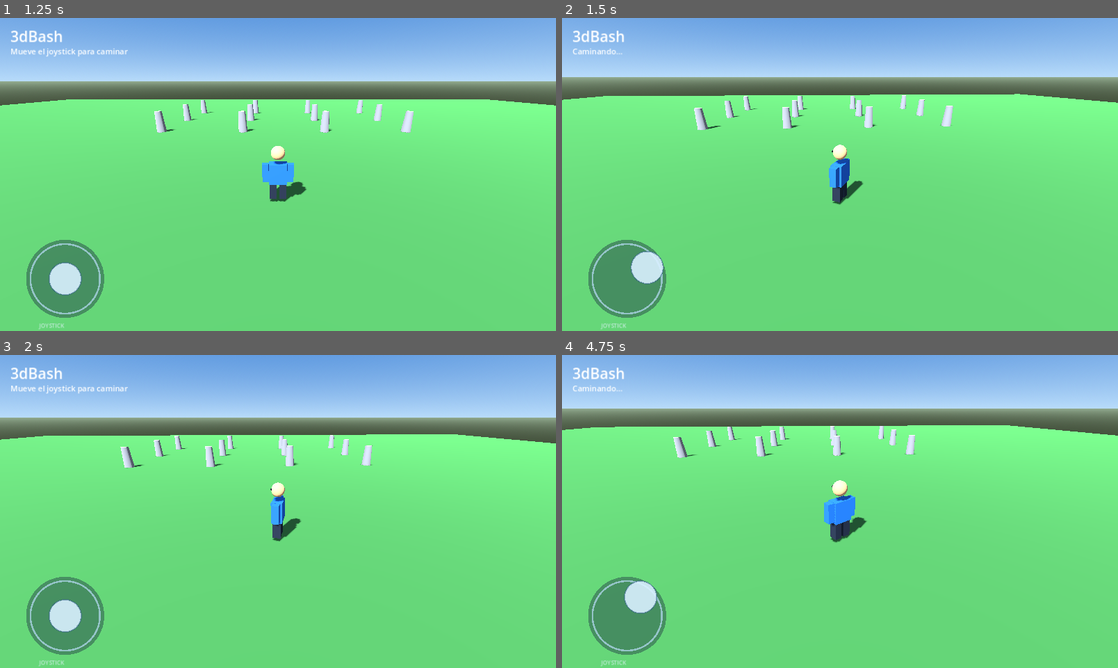
Above: before the commit, frames 1-4 (two rows, left to right).
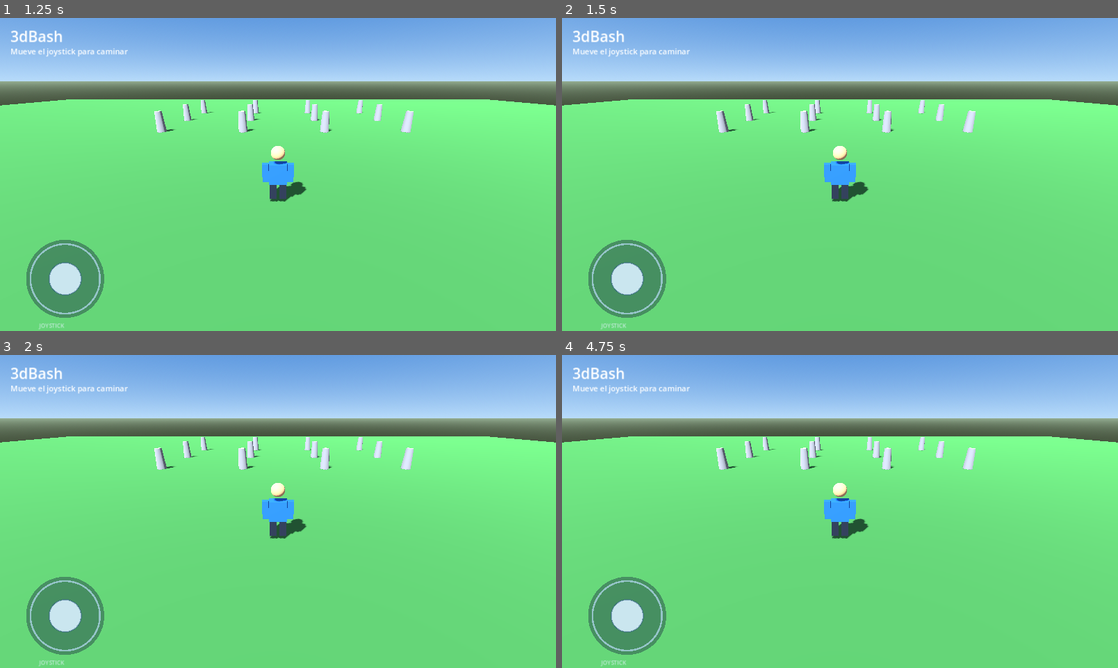
Above: after the commit, the same moments.

Repository: CraftPlay777/3dBash
Game: Godot game, scene res://scenes/main.tscn
Two runs of this game, one before a commit and one after it. Both use one fixed random seed, a clock stepped at 60 frames per second and the inputs below.
Inputs (mouse positions are in pixels of both pictures, inside the frame that each line leads up to):
- Up to frame 1 (1.25 s): move the mouse to (400, 158) at 0.52 s; click (400, 158) at 0.67 s
- Up to frame 2 (1.5 s): tap Enter at 1.25 s; drag from (728, 190) to (812, 237) at 1.27 s
- Up to frame 3 (2 s): no input
- Up to frame 4 (4.75 s): move the mouse to (895, 442) at 2.02 s; click (895, 442) at 2.17 s; drag from (812, 574) to (673, 464) at 2.77 s; tap Space at 3.5 s; move the mouse to (1006, 558) at 3.52 s; click (1006, 558) at 3.67 s; tap Enter at 4.25 s; drag from (673, 464) to (756, 433) at 4.27 s

Frame 1 is identical in both runs. In frame 2, 6.9% of the frame differs, in the area x 0-100%, y 9-89%; in frame 3, 2.7%; in frame 4, 12%.

Commit message:
Add landscape orientation and improve touch joystick

Diff:
--- a/project.godot
+++ b/project.godot
@@ -12,7 +12,7 @@
 window/size/window_width_override=1280
 window/size/window_height_override=720
 window/stretch/mode="canvas_items"
-window/handheld/orientation=1
+window/handheld/orientation=2
 
 [rendering]
 renderer/rendering_method="gl_compatibility"
--- a/scripts/main.gd
+++ b/scripts/main.gd
@@ -2,7 +2,9 @@
 
 const PLAYER_SPEED := 5.2
 const JOY_RADIUS := 82.0
+const JOY_KNOB_LIMIT := 44.0
 var joystick_active := false
+var joystick_touch_index := -1
 var joystick_origin := Vector2.ZERO
 var joystick_vector := Vector2.ZERO
 var player: CharacterBody3D
@@ -198,35 +200,43 @@
     camera.look_at(target, Vector3.UP)
 
 func _input(event):
+    # Touch anywhere inside the joystick base; keep tracking only the finger that started it.
     if event is InputEventScreenTouch:
-        if event.pressed and event.position.x < get_viewport().size.x * 0.48 and event.position.y > get_viewport().size.y * 0.48:
+        if event.pressed and not joystick_active and joystick_base.get_global_rect().has_point(event.position):
             joystick_active = true
+            joystick_touch_index = event.index
             joystick_origin = joystick_base.global_position + joystick_base.size / 2
             update_joystick(event.position)
-        elif not event.pressed:
-            joystick_active = false
-            joystick_vector = Vector2.ZERO
-            joystick_knob.position = Vector2(53, 53)
-    elif event is InputEventScreenDrag and joystick_active:
+        elif not event.pressed and joystick_active and event.index == joystick_touch_index:
+            reset_joystick()
+    elif event is InputEventScreenDrag and joystick_active and event.index == joystick_touch_index:
         update_joystick(event.position)
+    # Mouse fallback for desktop testing.
     elif event is InputEventMouseButton:
-        if event.pressed and event.position.x < get_viewport().size.x * 0.48 and event.position.y > get_viewport().size.y * 0.48:
+        if event.pressed and not joystick_active and joystick_base.get_global_rect().has_point(event.position):
             joystick_active = true
+            joystick_touch_index = -1
             joystick_origin = joystick_base.global_position + joystick_base.size / 2
             update_joystick(event.position)
-        elif not event.pressed:
-            joystick_active = false
-            joystick_vector = Vector2.ZERO
-            joystick_knob.position = Vector2(53, 53)
-    elif event is InputEventMouseMotion and joystick_active:
+        elif not event.pressed and joystick_active and joystick_touch_index == -1:
+            reset_joystick()
+    elif event is InputEventMouseMotion and joystick_active and joystick_touch_index == -1:
         update_joystick(event.position)
+
+func reset_joystick():
+    joystick_active = false
+    joystick_touch_index = -1
+    joystick_vector = Vector2.ZERO
+    joystick_knob.position = Vector2(53, 53)
 
 func update_joystick(pos: Vector2):
     var diff := pos - joystick_origin
-    if diff.length() > JOY_RADIUS:
+    var distance := diff.length()
+    if distance > JOY_RADIUS:
         diff = diff.normalized() * JOY_RADIUS
     joystick_vector = Vector2(diff.x / JOY_RADIUS, diff.y / JOY_RADIUS)
-    joystick_knob.position = Vector2(53, 53) + diff * 0.65
+    var knob_offset := diff.normalized() * minf(distance, JOY_KNOB_LIMIT) if distance > 0.0 else Vector2.ZERO
+    joystick_knob.position = Vector2(53, 53) + knob_offset
 
 class JoystickVisual extends Control:
     var is_knob := false
